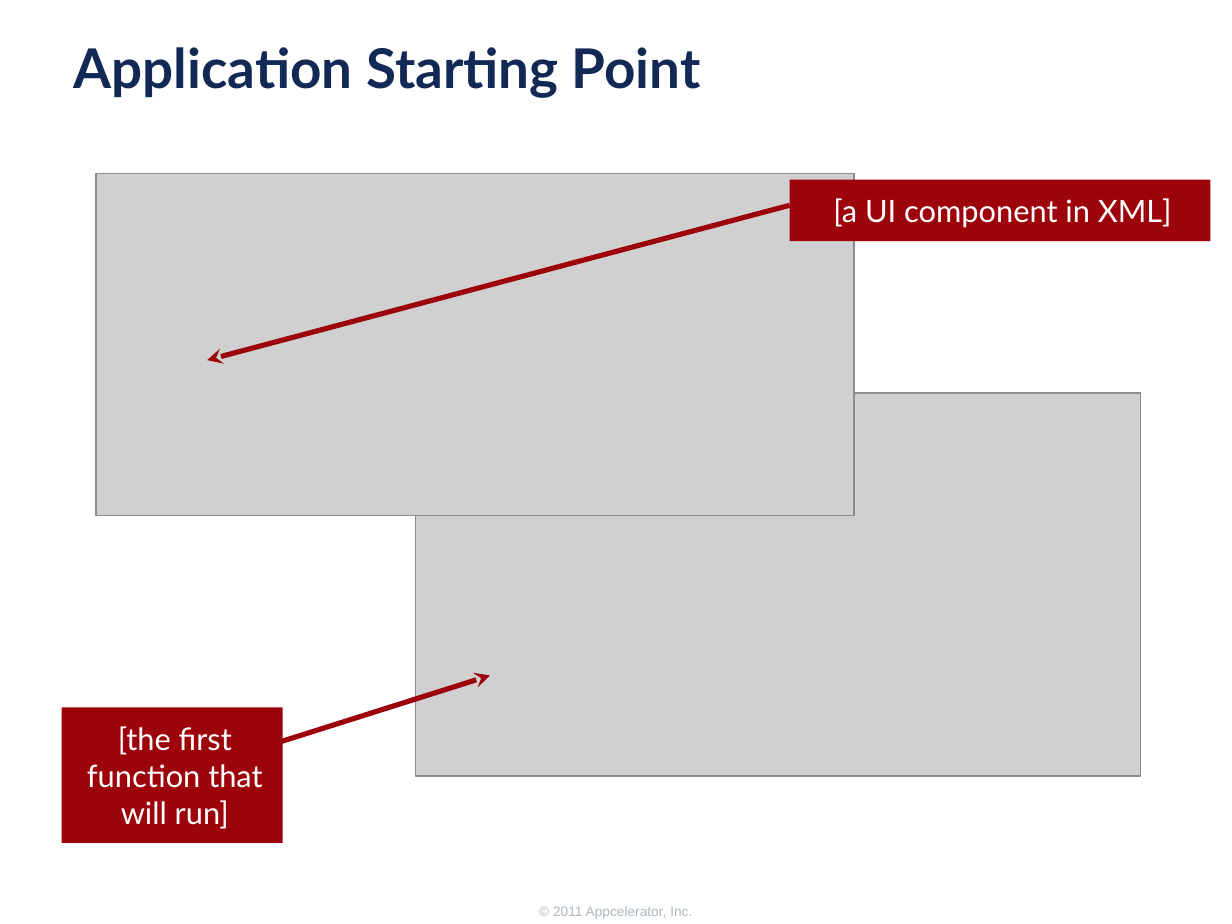
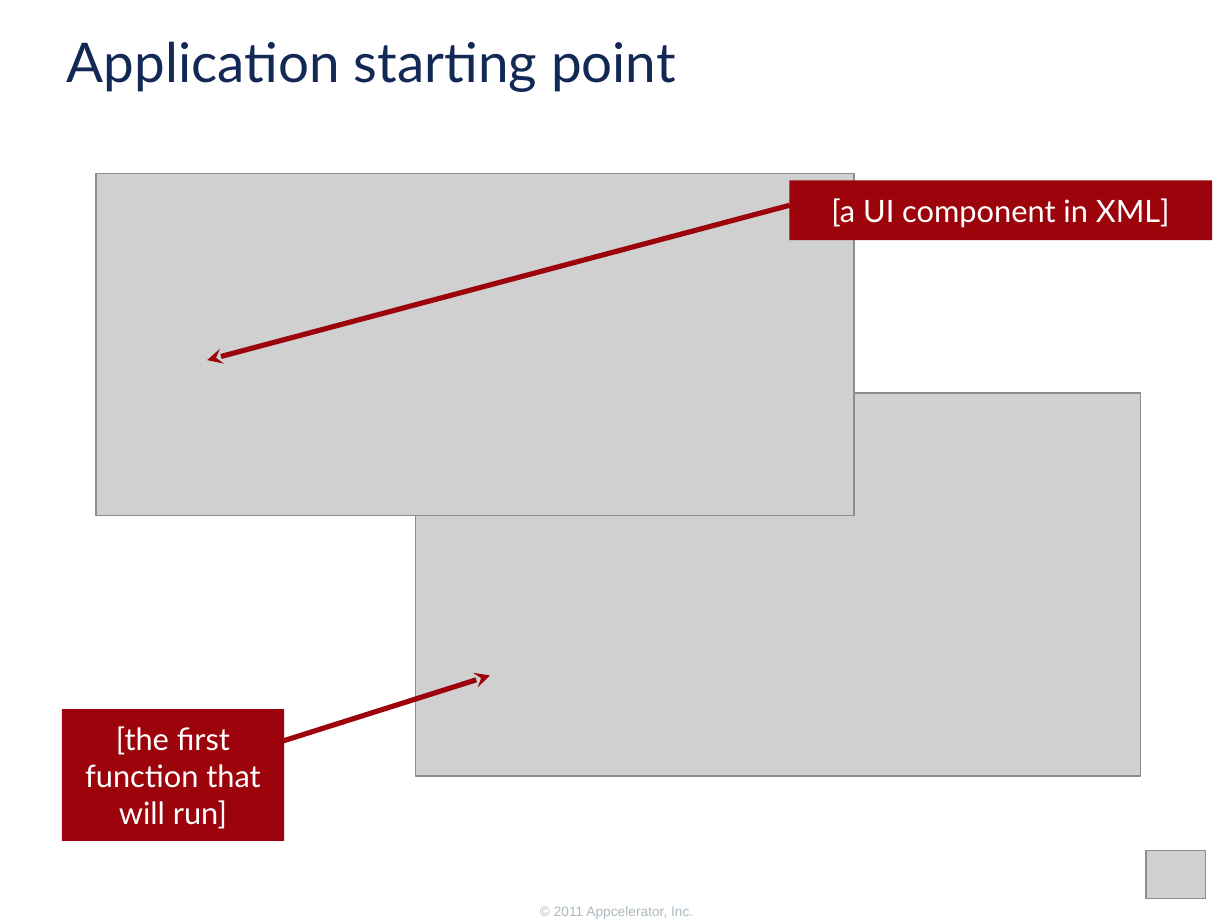
Before and after one commit to appcelerator-training-archive/tcad_certification, a slide deck: slide 19 of 210/210.ppt. Drawn at 1232x924 pixels with LibreOffice and Linux fonts; fonts in the diff are those of the drawing; grey boxes stand for pictures; background and template pictures are left out. Boxes give left, top, right and bottom in pixels: in the first picture for what was removed or moved away, otherwise in the second. Text is boxed around its words. In the diff, an @@ line names an element or a change of style, - is before the commit and + after.

```diff
--- a/210/210.ppt
+++ b/210/210.ppt
@@ text at bbox=[67, 41, 676, 92]: text changed; bold off @@
-Application Starting Point
+Application starting point
@@ rectangle "[a UI component in XML]" at bbox=[790, 180, 1212, 240]: indent changed @@
@@ rectangle "[the first function that will ..." at bbox=[62, 710, 285, 841]: indent changed @@
@@ picture added at bbox=[1146, 850, 1205, 898] @@
@@ text removed at bbox=[553, 906, 692, 919] @@
-© 2011 Appcelerator, Inc.
@@ text added at bbox=[554, 906, 693, 919], 8 pt, text #ACB8C0 @@
+© 2011 Appcelerator, Inc.
```
Also in this commit, not shown: 30 other slides changed, 13 other files.
